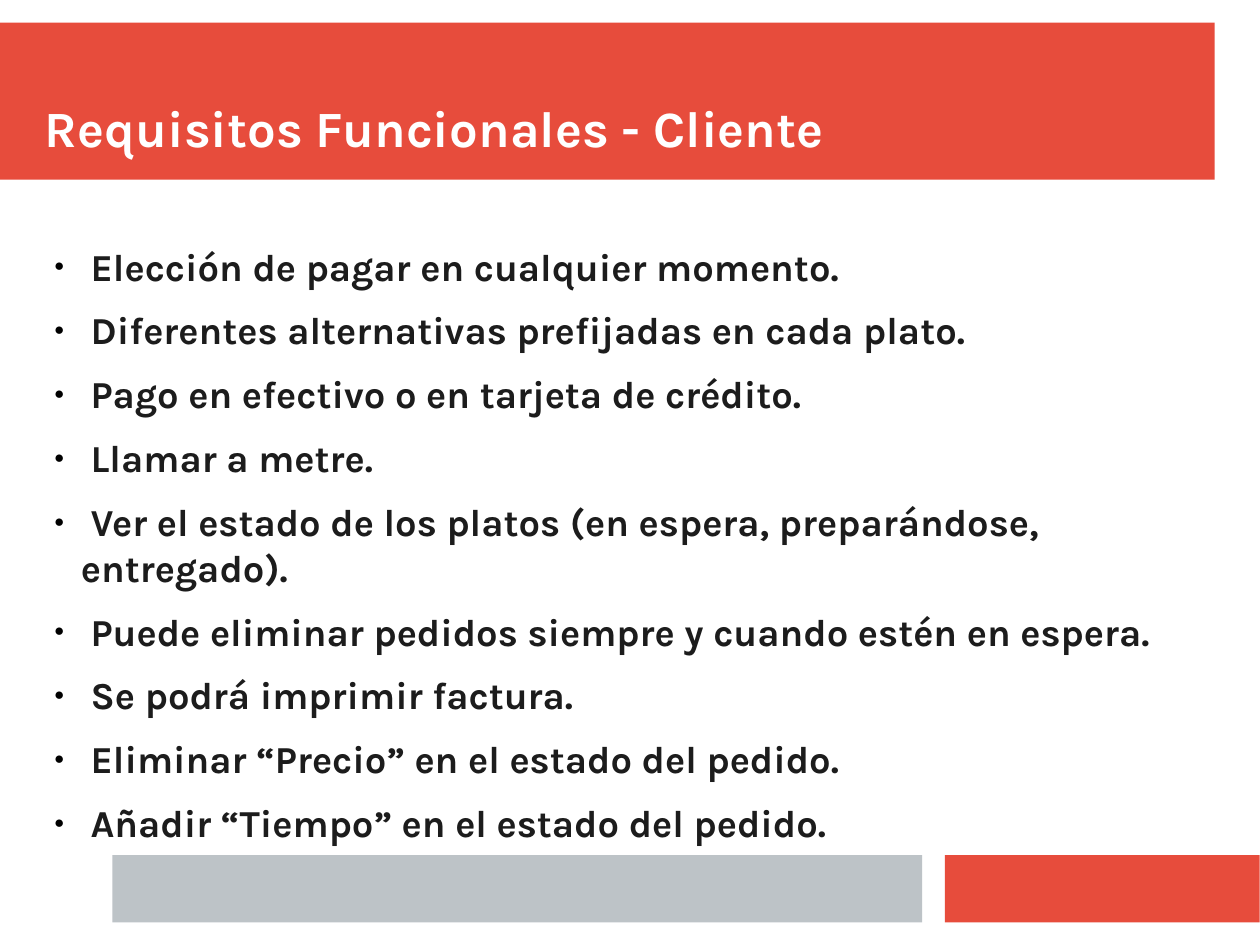
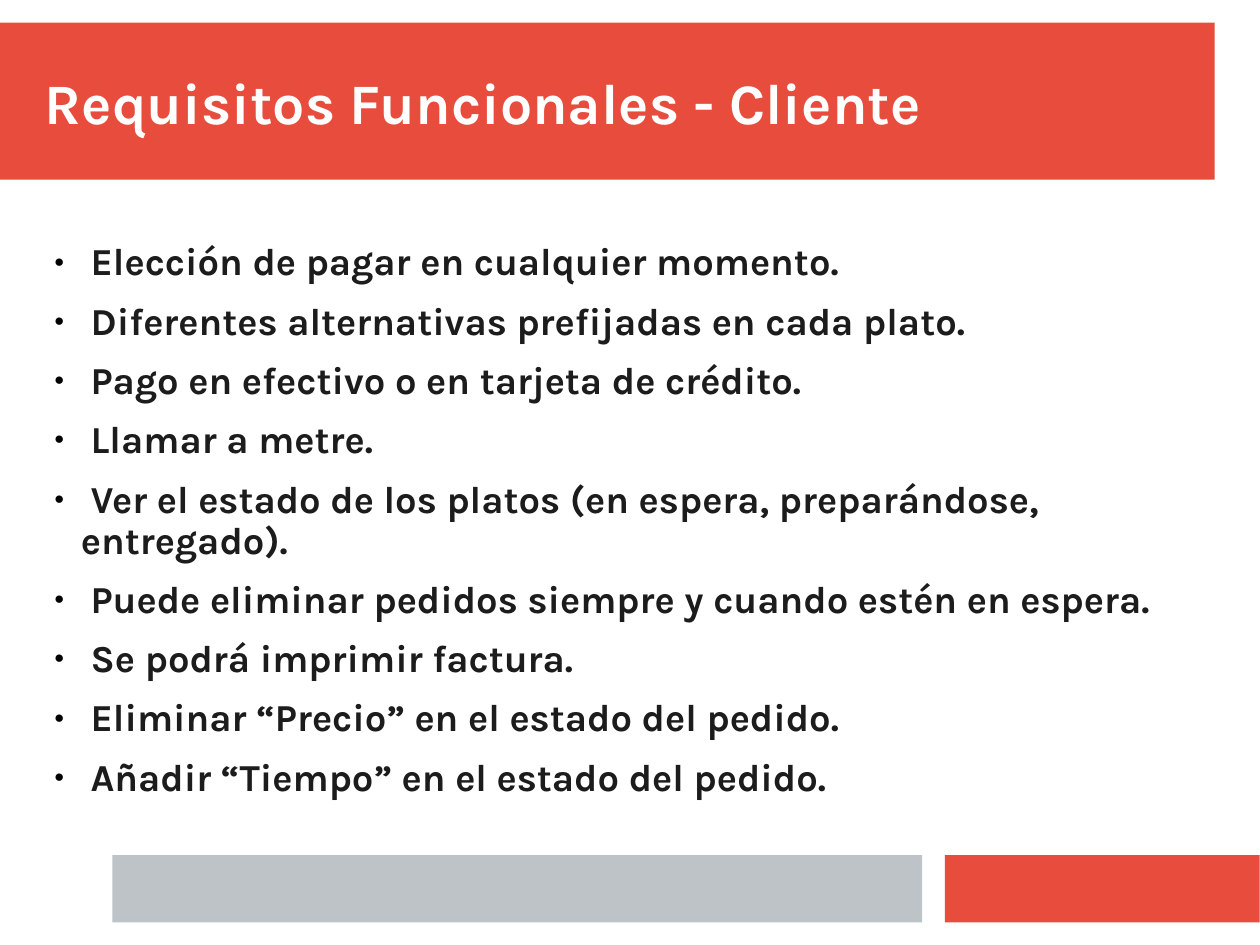
Before and after one commit to Juanba1998/APP-Restaurante, a slide deck: slide 12 of Material/Presentación/Presentacion Final.pptx. Drawn at 1260x945 pixels with LibreOffice and Linux fonts; fonts in the diff are those of the drawing. Boxes give left, top, right and bottom in pixels: in the first picture for what was removed or moved away, otherwise in the second. Text is boxed around its words. In the diff, an @@ line names an element or a change of style, - is before the commit and + after.

```diff
--- a/Material/Presentación/Presentacion Final.pptx
+++ b/Material/Presentación/Presentacion Final.pptx
@@ text "Requisitos Funcionales - Cliente" at bbox=[45, 83, 920, 137]: size 32 to 36 pt; vertical alignment bottom to middle @@
@@ text "Elección de pagar en cualquier ..." at bbox=[81, 245, 1149, 800]: line spacing 1 to 0.9 @@
```
Also in this commit, not shown: 23 other slides changed.
